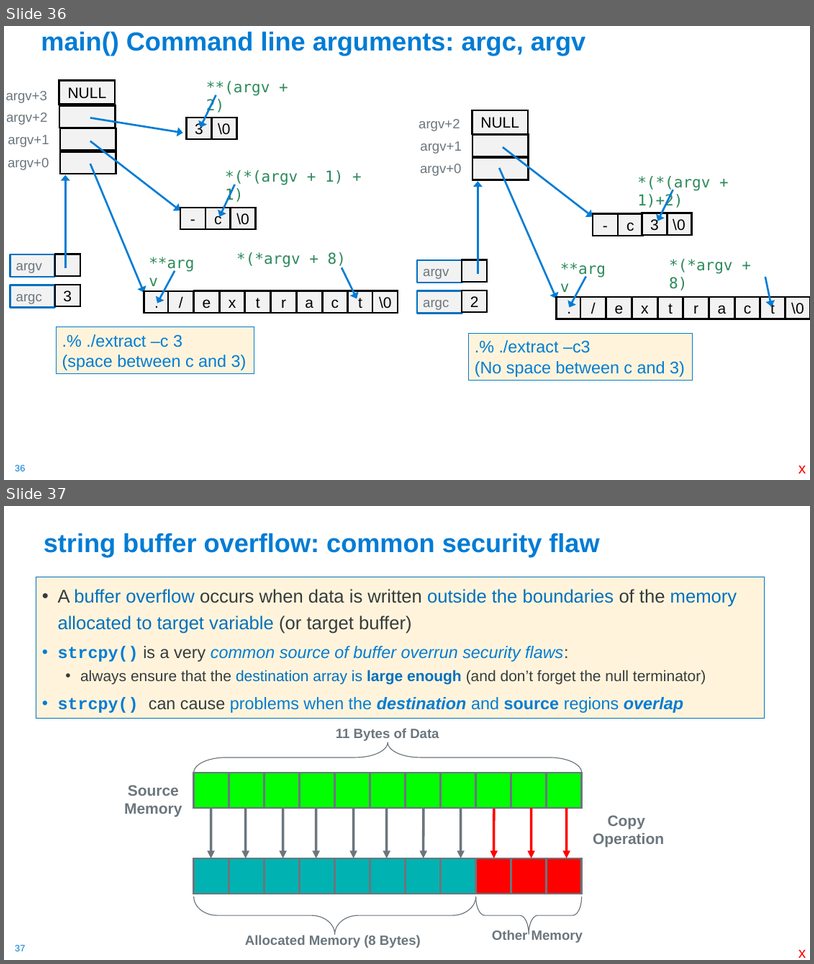
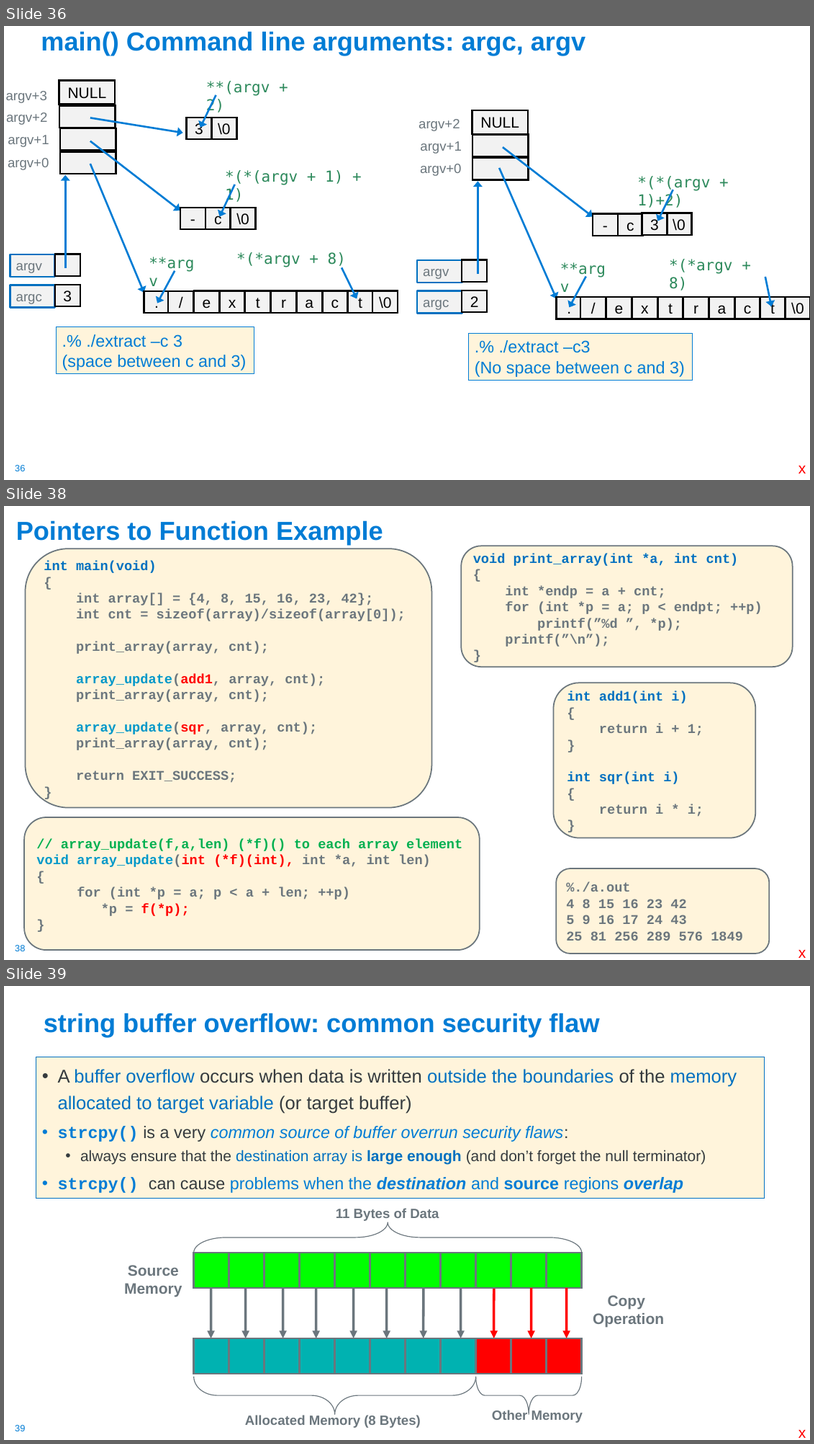
Before and after one commit to cse30-sp24/Muller-Slides, a slide deck: Lecture-7.pptx. Shown one above the other, each under a label of ours: slides 36 and 37 before the commit, slides 36, 38 and 39 after it; the slides between them are not shown. The pictures are 814x964 and 814x1444 pixels, drawn with LibreOffice and Linux fonts; fonts in the diff are those of the drawing. Boxes give left, top, right and bottom in pixels: in the first picture for what was removed or moved away, otherwise in the second. Text is boxed around its words. In the diff, an @@ line names an element or a change of style, - is before the commit and + after.

```diff
--- a/Lecture-7.pptx
+++ b/Lecture-7.pptx
@@ slide 38 added at box(4, 506, 810, 960), background #FFFFFF; not listed: 1 template element that a slide beside it also shows @@
@@ title added at box(16, 520, 383, 544), 31 pt, text #007CD5, bold @@
+Pointers to Function Example
@@ rounded rectangle added at box(25, 548, 432, 807), fill #FFF4DB, outline #6B767D 1.5 pt, 16 pt, text #6B767D, bold @@
+int main(void)
+{
+int array[] = {4, 8, 15, 16, 23, 42};
+int cnt = sizeof(array)/sizeof(array[0]);
+print_array(array, cnt);
+array_update(add1, array, cnt);
+print_array(array, cnt);
+array_update(sqr, array, cnt);
+print_array(array, cnt);
+return EXIT_SUCCESS;
+}
@@ rounded rectangle added at box(461, 546, 793, 667), fill #FFF4DB, outline #6B767D 1.5 pt, 16 pt, text #6B767D, bold @@
+void print_array(int *a, int cnt)
+{
+int *endp = a + cnt;
+for (int *p = a; p < endpt; ++p)
+printf(”%d ”, *p);
+printf(”\n”);
+}
@@ rounded rectangle added at box(554, 682, 756, 837), fill #FFF4DB, outline #6B767D 1.5 pt, 16 pt, text #0070C0, bold @@
+int add1(int i)
+{
+return i + 1;
+}
+int sqr(int i)
+{
+return i * i;
+}
@@ rounded rectangle added at box(24, 817, 479, 950), fill #FFF4DB, outline #6B767D 1.5 pt, 16 pt, text #00B050, bold @@
+// array_update(f,a,len) (*f)() to each array element
+void array_update(int (*f)(int), int *a, int len)
+{
+for (int *p = a; p < a + len; ++p)
+*p = f(*p);
+}
@@ rounded rectangle added at box(556, 868, 770, 953), fill #FFF4DB, outline #6B767D 1.5 pt, 16 pt, text #6B767D, bold @@
+%./a.out
+4 8 15 16 23 42
+5 9 16 17 24 43
+25 81 256 289 576 1849
@@ text added at box(799, 950, 806, 957), 18 pt, text #FF0000 @@
+x
@@ what was slide 37 is now slide 39 @@
@@ page number at box(15, 1424, 25, 1431): text changed @@
-37
+39
```
Also in this commit, not shown: 1 slide changed, 1 other slide added, 2 other files.
